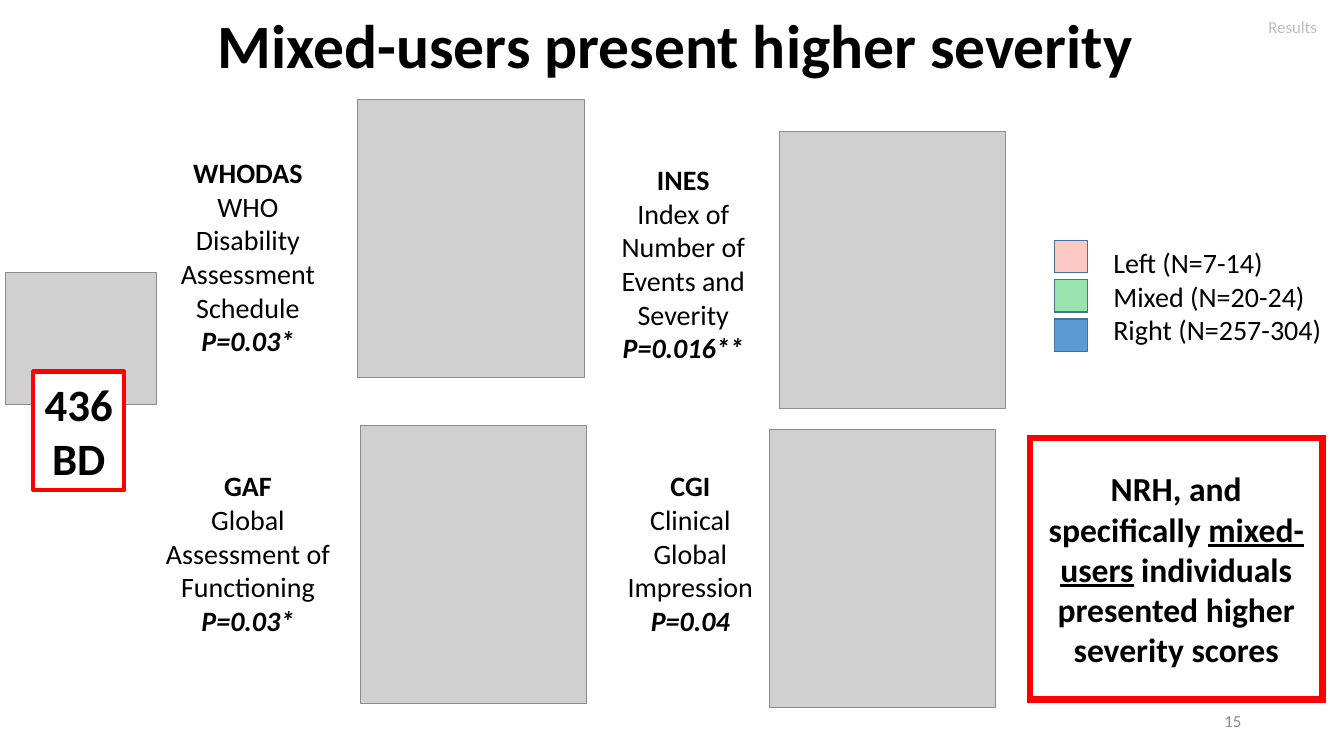
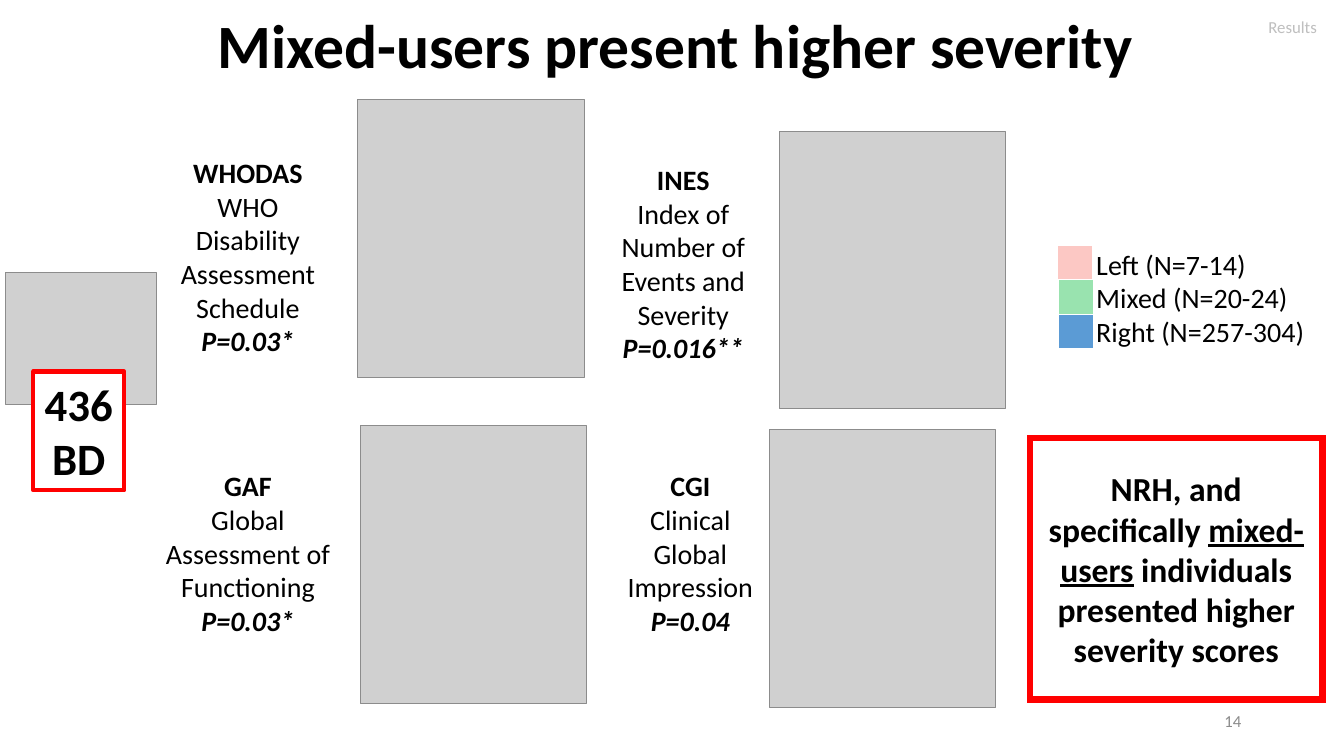
Before and after one commit to igarcia17/EHI_laterality, a slide deck: slide 14 of NorthSeaLateralityCongress_InesGarciaOrtiz.pptx (slide 15 before the commit). Drawn at 1344x756 pixels with LibreOffice and Linux fonts; fonts in the diff are those of the drawing; grey boxes stand for pictures. Boxes give left, top, right and bottom in pixels: in the first picture for what was removed or moved away, otherwise in the second. Text is boxed around its words. In the diff, an @@ line names an element or a change of style, - is before the commit and + after.

```diff
--- a/NorthSeaLateralityCongress_InesGarciaOrtiz.pptx
+++ b/NorthSeaLateralityCongress_InesGarciaOrtiz.pptx
@@ rectangle: place and size @@
-rectangle at bbox=[1055, 241, 1088, 273]
+rectangle at bbox=[1059, 246, 1092, 278]
@@ rectangle at bbox=[1059, 246, 1092, 278]: outline #43739E 1 pt to #FCC8C4 1 pt @@
@@ text "Left (N=7-14)": place and size @@
-text "Left (N=7-14)" at bbox=[1113, 252, 1321, 345]
+text "Left (N=7-14)" at bbox=[1096, 254, 1304, 347]
@@ rectangle: place and size @@
-rectangle at bbox=[1055, 280, 1088, 313]
+rectangle at bbox=[1060, 281, 1093, 314]
@@ rectangle at bbox=[1060, 281, 1093, 314]: outline #43739E 1 pt to #99E3AF 1 pt @@
@@ rectangle: place and size @@
-rectangle at bbox=[1055, 320, 1088, 352]
+rectangle at bbox=[1060, 316, 1093, 348]
@@ rectangle at bbox=[1060, 316, 1093, 348]: outline #43739E 1 pt to #5B9BD5 1 pt @@
@@ page number at bbox=[1224, 716, 1241, 727]: text changed @@
-15
+14
```
Also in this commit, not shown: 10 other slides changed, 2 slides added, 1 slide removed, 1 other file.
